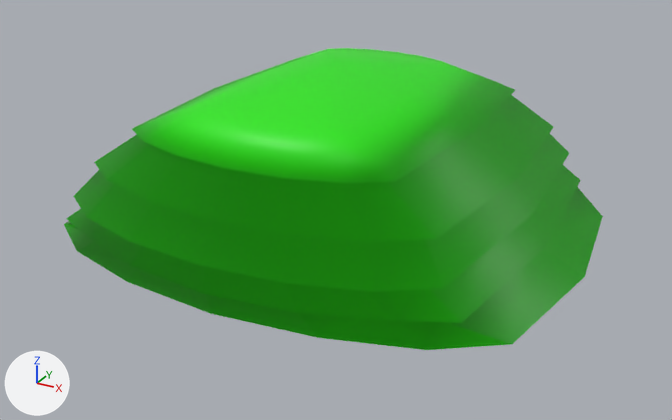
An edit to the glTF model 3d assets/buisson.glb, drawn before and after from the same camera.
One viewpoint serves both versions: a camera (50 mm lens) standing at (1.254, -2.277, 1.225) and looking at (0.037, -0.066, 0.12). Every picture has the same lights, and +X, +Y and +Z are marked at lower left. Where no turn or scale is listed for an object, it has been applied to the vertices. Vertices at the same position are counted once.

Before the edit, the objects in view are built like this:
```python
me_cylinder = bpy.data.meshes.new('Cylinder')
me_cylinder.from_pydata(...)  # 178 vertices, 352 faces; spans x -0.77..0.77, y -0.69..0.69, z -0.01..0.54
me_cylinder.materials.append(mat_leaves)  # green #25e700
ob_cylinder = bpy.data.objects.new('Cylinder', me_cylinder)
ob_cylinder.location = (0.0, 0.0, 0.0)
```
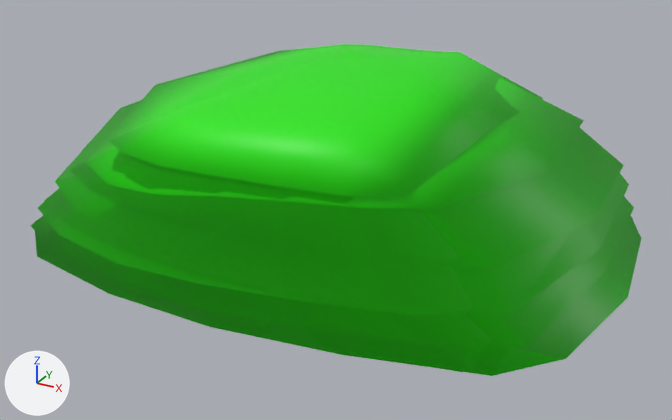
What differs and where, as boxes (x1, y1, x2, y2) in the pictures (672 x 420 px):
'Cylinder', reshaped
    before: (64, 48, 603, 350)
    after: (35, 44, 543, 372)
'buisson.002', added (green)
    after: (31, 46, 641, 376)

Edits to the bpy script that builds the scene:
```text
Change me_cylinder:
    used by ob_cylinder; location = (0.0, 0.0, 0.0)
    remove me_cylinder.from_pydata(...)  # 178 vertices, 352 faces; spans x -0.77..0.77, y -0.69..0.69, z -0.01..0.54
    add me_cylinder.from_pydata(...)  # 178 vertices, 352 faces; spans x -0.83..0.79, y -0.7..0.68, z -0.02..0.56
    me_cylinder part 1: 178 of 178 vertices moved; they spanned x -0.77..0.77, y -0.69..0.69, z -0.01..0.54 and now span x -0.83..0.79, y -0.7..0.68, z -0.02..0.56; mean shift (0.0, -0.02, -0.01); largest move (-0.54, -0.54, 0.05) -> (-0.67, -0.57, 0.03)
Add me_cylinder_002:
    me_cylinder_002.from_pydata(...)  # 178 vertices, 352 faces; spans x -0.88..0.89, y -0.71..0.68, z -0.03..0.57
    me_cylinder_002.materials.append(mat_leaves)  # green #25e700
Add ob_buisson_002:
    ob_buisson_002 = bpy.data.objects.new('buisson.002', me_cylinder_002)
    ob_buisson_002.location = (0.0, 0.0, 0.0)
```
